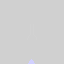
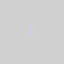
Layer changes from the first (64, 64) image to the second:
showed "objects", painted on it over [28, 24, 35, 64]
hid "texture" over [28, 24, 35, 64]